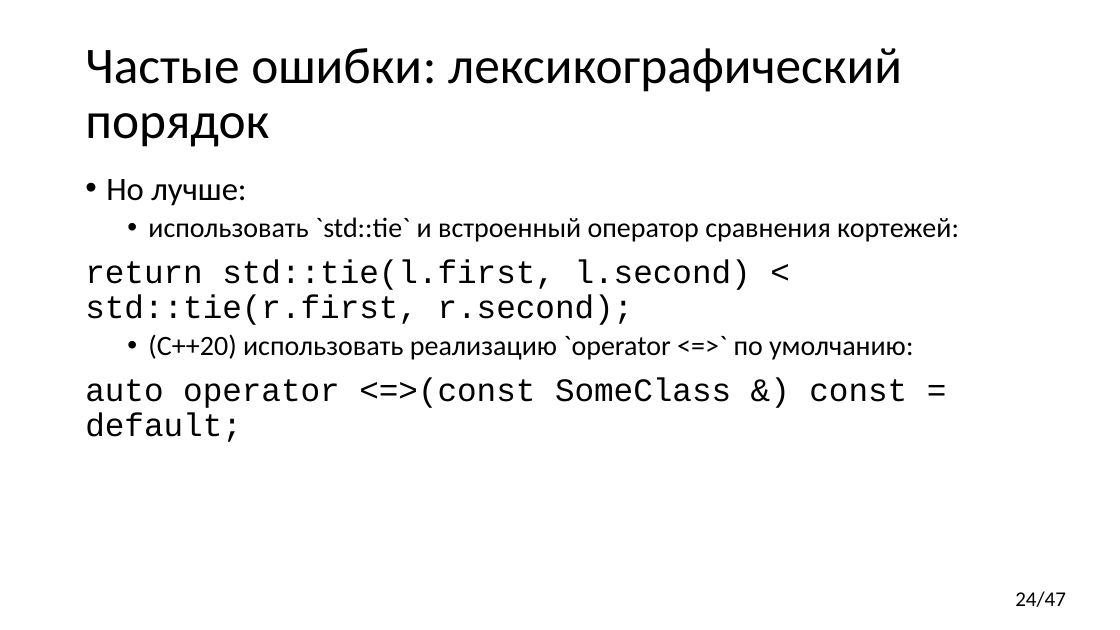
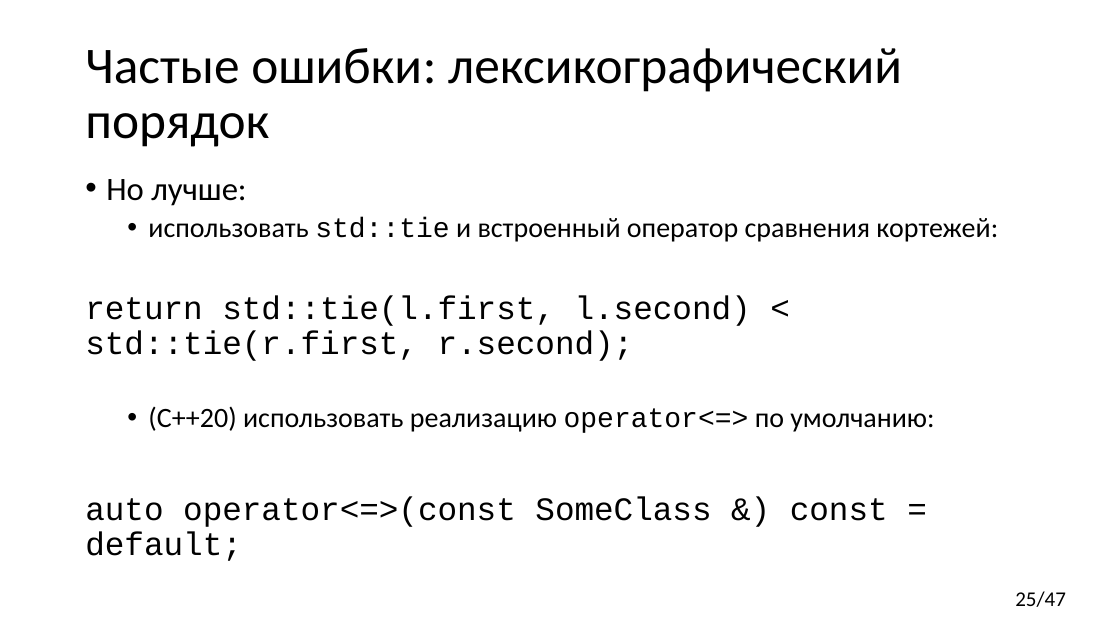
Before and after one commit to yugr/CppRussia, a slide deck: slide 25 of 2023/RU.pptx (slide 24 before the commit). Drawn at 1120x630 pixels with LibreOffice and Linux fonts; fonts in the diff are those of the drawing. Boxes give left, top, right and bottom in pixels: in the first picture for what was removed or moved away, otherwise in the second. Text is boxed around its words. In the diff, an @@ line names an element or a change of style, - is before the commit and + after.

```diff
--- a/2023/RU.pptx
+++ b/2023/RU.pptx
@@ text at <box>148,217,998,242</box>: text changed @@
-  • использовать `std::tie` и встроенный оператор сравнения кортежей:
+  • использовать std::tie и встроенный оператор сравнения кортежей:
@@ text at <box>85,406,934,561</box>: text changed; font Calibri to Courier New @@
-  • (C++20) использовать реализацию `operator <=>` по умолчанию:
-auto operator <=>(const SomeClass &) const = default;
+  • (C++20) использовать реализацию operator<=> по умолчанию:
+auto operator<=>(const SomeClass &) const = default;
@@ page number at <box>1015,591,1066,607</box>: text changed @@
-24/47
+25/47
```
Also in this commit, not shown: 15 other slides changed, 3 slides added, 2 slides removed.
